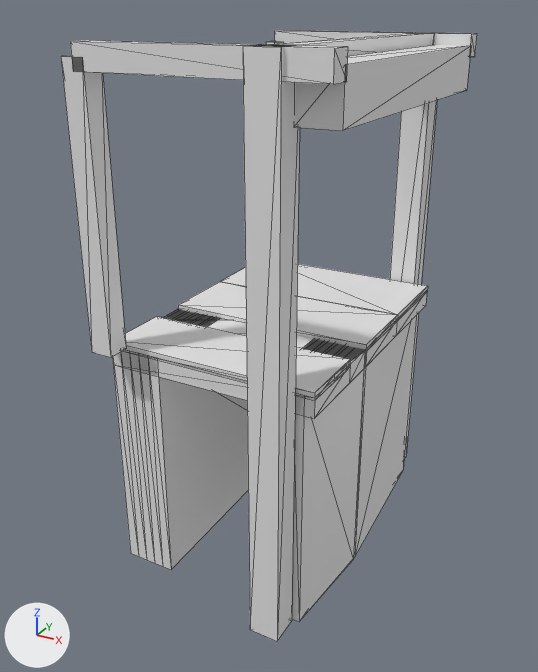
An edit to the glTF model models/nederhorst-den-berg/nederhorst-den-berg-zanderijbrug/nederhorst-den-berg-zanderijbrug.glb, drawn before and after from the same camera.
Before and after are seen from a 50 mm camera at (13.8, -26.3, 12.2) aimed at (-0.2, -0.9, -0.5). The axes (+X, +Y, +Z) are drawn at lower left. The lights are the same throughout. The picture after the commit comes second. Mesh edges are drawn as thin lines. Vertices at exactly the same position are counted once.

The older version as bpy lines, for what is in view:
```python
ob_building_balans = bpy.data.objects.new('building:balans', me_balans)
ob_building_balans.location = (0.0, 0.0, 0.0)
ob_building_balans_2 = bpy.data.objects.new('building:balans 2', me_balans_2)
ob_building_balans_2.location = (0.0, 0.0, 0.0)
ob_building_contragewicht = bpy.data.objects.new('building:contragewicht', me_contragewicht)
ob_building_contragewicht.location = (0.0, 0.0, 0.0)
ob_building_hamei = bpy.data.objects.new('building:hamei', me_hamei)
ob_building_hamei.location = (0.0, 0.0, 0.0)
ob_building_hamei_2 = bpy.data.objects.new('building:hamei 2', me_hamei_2)
ob_building_hamei_2.location = (0.0, 0.0, 0.0)
ob_building_hangstang = bpy.data.objects.new('building:hangstang', me_hangstang)
ob_building_hangstang.location = (0.0, 0.0, 0.0)
ob_building_hangstang_2 = bpy.data.objects.new('building:hangstang 2', me_hangstang_2)
ob_building_hangstang_2.location = (0.0, 0.0, 0.0)
ob_building_portaal = bpy.data.objects.new('building:portaal', me_portaal)
ob_building_portaal.location = (0.0, 0.0, 0.0)
ob_road_rijbaan_regionale_weg_2 = bpy.data.objects.new('road:rijbaan regionale weg 2', me_rijbaan_regionale_weg_2)
ob_road_rijbaan_regionale_weg_2.location = (0.0, 0.0, 0.0)
# also in view: 'road:rijbaan regionale weg' at (0.0, 4.0, 0.2); 'road:landhoofd (aangenomen)' at (-3.3, 0.0, -4.9); 'road:dek' at (0.0, 0.0, -0.3); 'road:fietspad' at (0.0, -4.6, 0.2); 'road:landhoofd (aangenomen) 2' at (3.3, 0.0, -4.9)
```
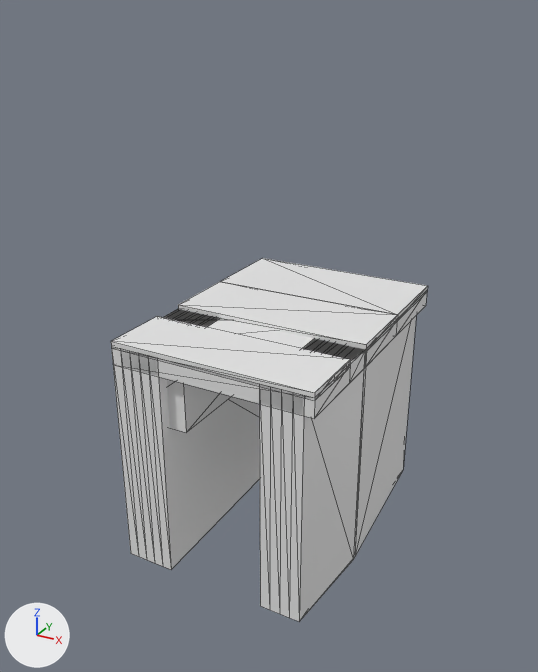
Pixel boxes (x1, y1, x2, y2) of what changed, in the pictures (538 x 672 px):
```json
{"object": "building:hamei 2", "change": "deleted", "before": [243, 44, 301, 641]}
{"object": "building:contragewicht", "change": "moved, rescaled", "before": [295, 45, 470, 131], "after": [167, 379, 231, 433]}
{"object": "building:hangstang 2", "change": "deleted", "before": [61, 55, 126, 358]}
{"object": "building:balans 2", "change": "deleted", "before": [70, 40, 348, 84]}
{"object": "building:hamei", "change": "deleted", "before": [390, 32, 437, 459]}
{"object": "building:portaal", "change": "deleted", "before": [267, 33, 431, 56]}
{"object": "building:balans", "change": "deleted", "before": [274, 31, 477, 57]}
{"object": "building:hangstang", "change": "deleted", "before": [266, 41, 283, 44], "on screen": "mostly hidden"}
```

The change, as JSON lines over the scene's bpy script:
```json
{"block": "me_contragewicht", "where": "# used by ob_building_contragewicht; location = (0.0, 0.0, 0.0)"}
{"op": "remove", "block": "me_contragewicht", "code": "me_contragewicht.from_pydata(...)  # 8 vertices, 12 faces; spans x 3.65..5.19, y -6.46..6.46, z 9.02..10.77"}
{"op": "add", "block": "me_contragewicht", "code": "me_contragewicht.from_pydata(...)  # 8 vertices, 12 faces; spans x -4.41..-1.41, y -5.56..5.56, z -3.19..-0.69"}
{"block": "me_contragewicht", "change": "me_contragewicht part 1: the whole mesh is scaled about its middle by (1.95, 0.861, 1.43), then moved by (-7.33, 0.0, -11.83)"}
{"op": "remove", "block": "ob_building_hamei", "code": ["ob_building_hamei = bpy.data.objects.new('building:hamei', me_hamei)", "ob_building_hamei.location = (0.0, 0.0, 0.0)"]}
{"op": "remove", "block": "ob_building_hamei_2", "code": ["ob_building_hamei_2 = bpy.data.objects.new('building:hamei 2', me_hamei_2)", "ob_building_hamei_2.location = (0.0, 0.0, 0.0)"]}
{"op": "remove", "block": "ob_building_portaal", "code": ["ob_building_portaal = bpy.data.objects.new('building:portaal', me_portaal)", "ob_building_portaal.location = (0.0, 0.0, 0.0)"]}
{"op": "remove", "block": "ob_building_balans", "code": ["ob_building_balans = bpy.data.objects.new('building:balans', me_balans)", "ob_building_balans.location = (0.0, 0.0, 0.0)"]}
{"op": "remove", "block": "ob_building_hangstang", "code": ["ob_building_hangstang = bpy.data.objects.new('building:hangstang', me_hangstang)", "ob_building_hangstang.location = (0.0, 0.0, 0.0)"]}
{"op": "remove", "block": "ob_building_balans_2", "code": ["ob_building_balans_2 = bpy.data.objects.new('building:balans 2', me_balans_2)", "ob_building_balans_2.location = (0.0, 0.0, 0.0)"]}
{"op": "remove", "block": "ob_building_hangstang_2", "code": ["ob_building_hangstang_2 = bpy.data.objects.new('building:hangstang 2', me_hangstang_2)", "ob_building_hangstang_2.location = (0.0, 0.0, 0.0)"]}
```
